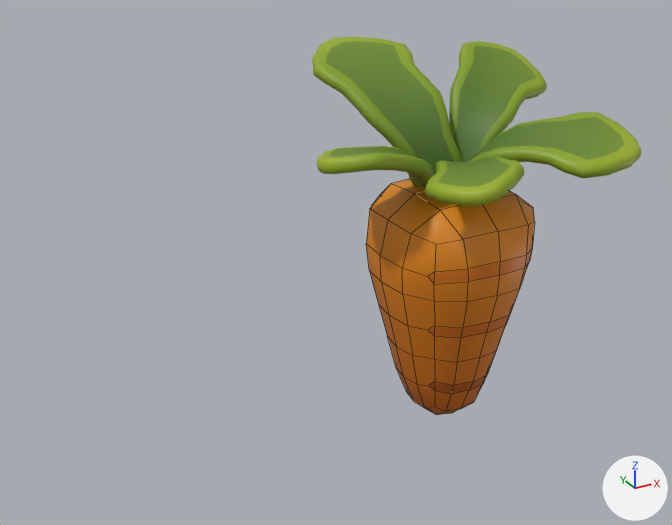
The FBX model plantchero-unity/Assets/Art/carrot.fbx: old version first, new version second.
Both versions are drawn from a 50 mm camera at (-0.854, -1.162, 0.556) aimed at (-0.209, 0.011, -0.03). Arrows for +X, +Y and +Z are at lower right; the lights stay in place. Mesh edges are drawn as thin lines on the coarser meshes.

The scene before the commit, as lines of its bpy script (objects in view):
```python
me_plane_001 = bpy.data.meshes.new('Plane.001')
me_plane_001.from_pydata(...)  # 1570 vertices, 1560 faces; spans x -0.247..0.23, y -0.218..0.269, z 0.027..0.268
me_plane_001.materials.append(mat_rabbit)  # picture img_palette_png
me_vegetable_carrot = bpy.data.meshes.new('vegetable_carrot')
me_vegetable_carrot.from_pydata(...)  # 172 vertices, 164 faces; spans x -0.134..0.135, y -0.133..0.135, z -0.356..0.063
me_vegetable_carrot.materials.append(mat_rabbit)  # picture img_palette_png
ob_leafcarrot = bpy.data.objects.new('leafCarrot', me_plane_001)
ob_leafcarrot.location = (0.0, 0.0, 0.0)
ob_vegetablecarrot = bpy.data.objects.new('vegetableCarrot', me_vegetable_carrot)
ob_vegetablecarrot.location = (0.0, 0.0, 0.0)
```
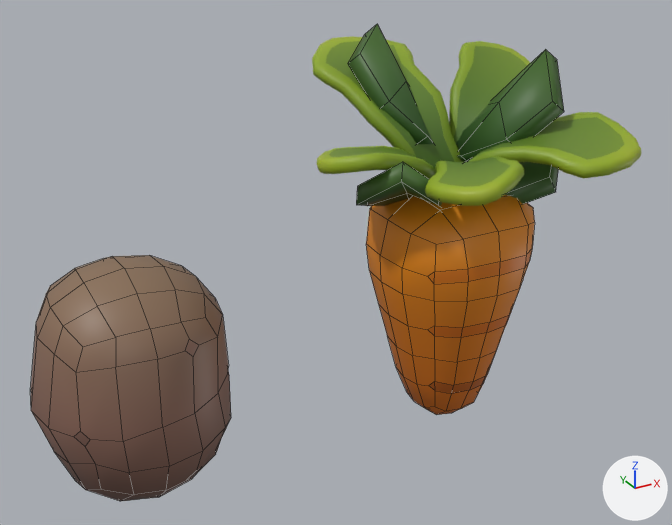
Location of each change, [x1, y1, x2, y2] in pixels of the pictures (672 x 525 px):
'vegetablePotato', added (brown)
    after: [30, 255, 231, 501]
'leafPotato', added (green)
    after: [348, 24, 564, 207]

Edits to the bpy script that builds the scene:
```text
Add me_plane_002:
    me_plane_002.from_pydata(...)  # 144 vertices, 123 faces; spans x -0.199..0.178, y -0.115..0.199, z -0.014..0.303
    me_plane_002.materials.append(mat_rabbit)  # picture img_palette_png
Add me_cube_002:
    me_cube_002.from_pydata(...)  # 122 vertices, 104 faces; spans x -0.144..0.138, y -0.144..0.133, z -0.314..0.043
    me_cube_002.materials.append(mat_rabbit)  # picture img_palette_png
Add ob_leafpotato:
    ob_leafpotato = bpy.data.objects.new('leafPotato', me_plane_002)
    ob_leafpotato.location = (0.0, 0.0, 0.0)
Add ob_vegetablepotato:
    ob_vegetablepotato = bpy.data.objects.new('vegetablePotato', me_cube_002)
    ob_vegetablepotato.location = (-0.55, 0.0, 0.0)
```
